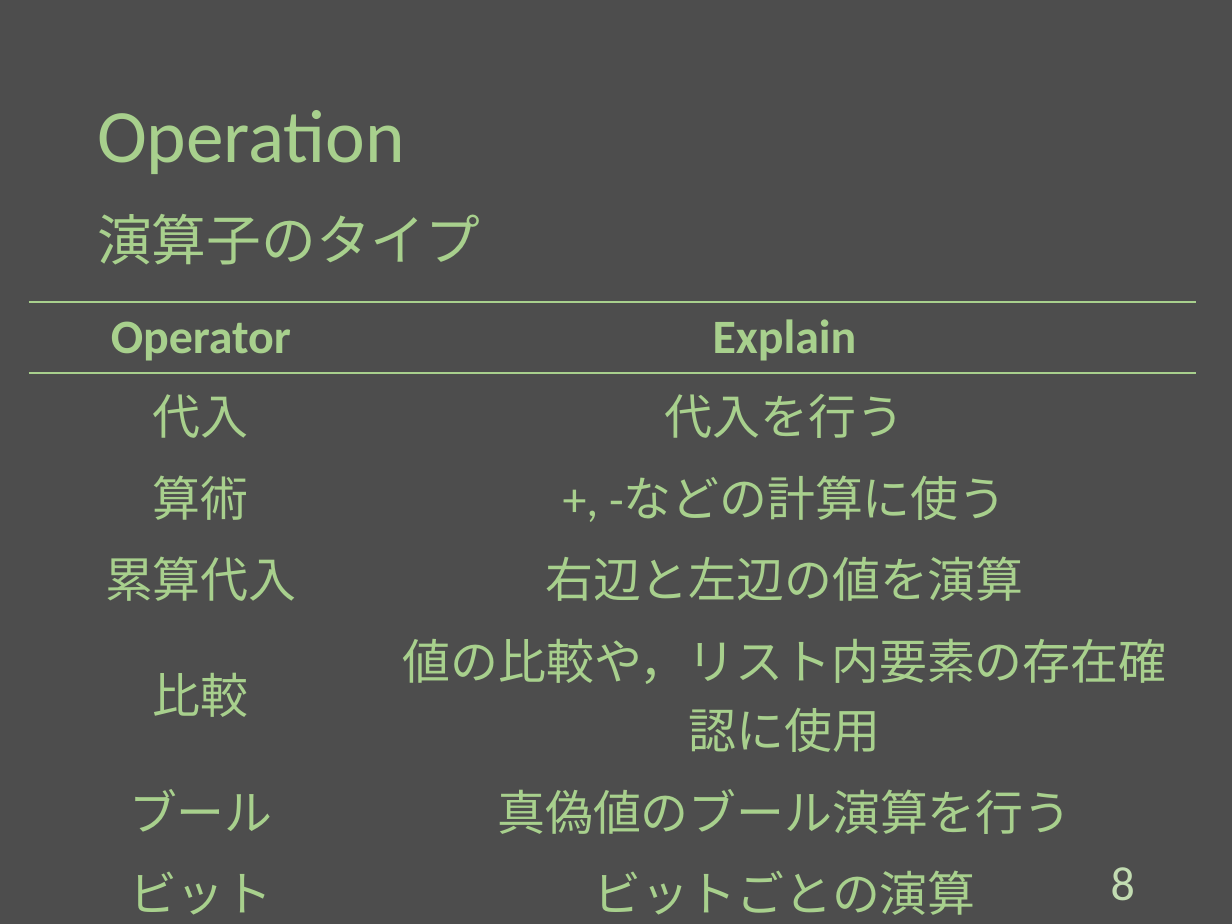
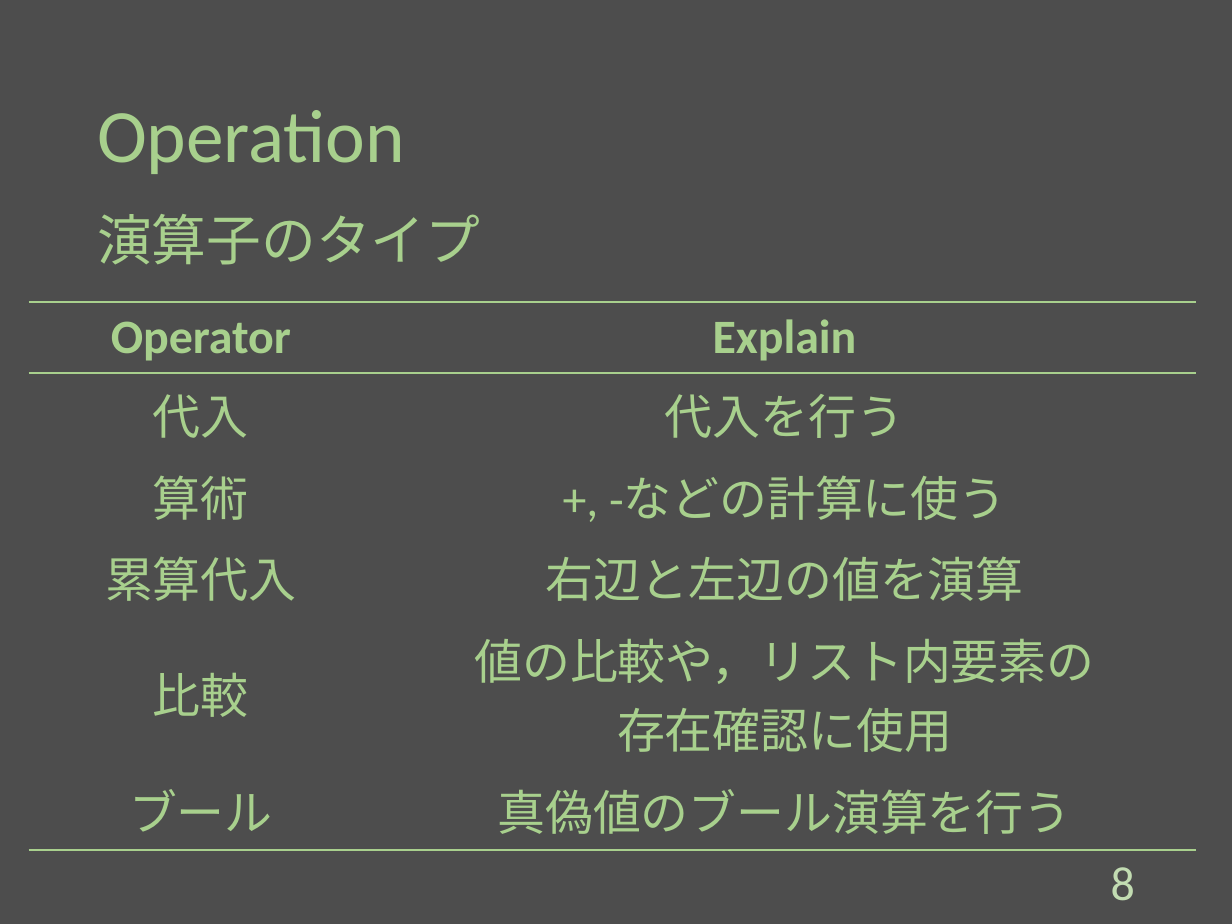
Before and after one commit to Melbeck777/program_seminar, a slide deck: slide 9 of ProgramSlide.pptx. Drawn at 1232x924 pixels with LibreOffice and Linux fonts; fonts in the diff are those of the drawing. Boxes give left, top, right and bottom in pixels: in the first picture for what was removed or moved away, otherwise in the second. Text is boxed around its words. In the diff, an @@ line names an element or a change of style, - is before the commit and + after.

Commit message:
[add]:Write operation and rule of variable name.

```diff
--- a/ProgramSlide.pptx
+++ b/ProgramSlide.pptx
@@ table at box(28, 302, 1196, 838) @@
-row 5, column 2: 値の比較や，リスト内要素の存在確認に使用
+row 5, column 2: 値の比較や，リスト内要素の 存在確認に使用
-row 7: ビット | ビットごとの演算
```
Also in this commit, not shown: 4 other slides changed, 9 slides added.
